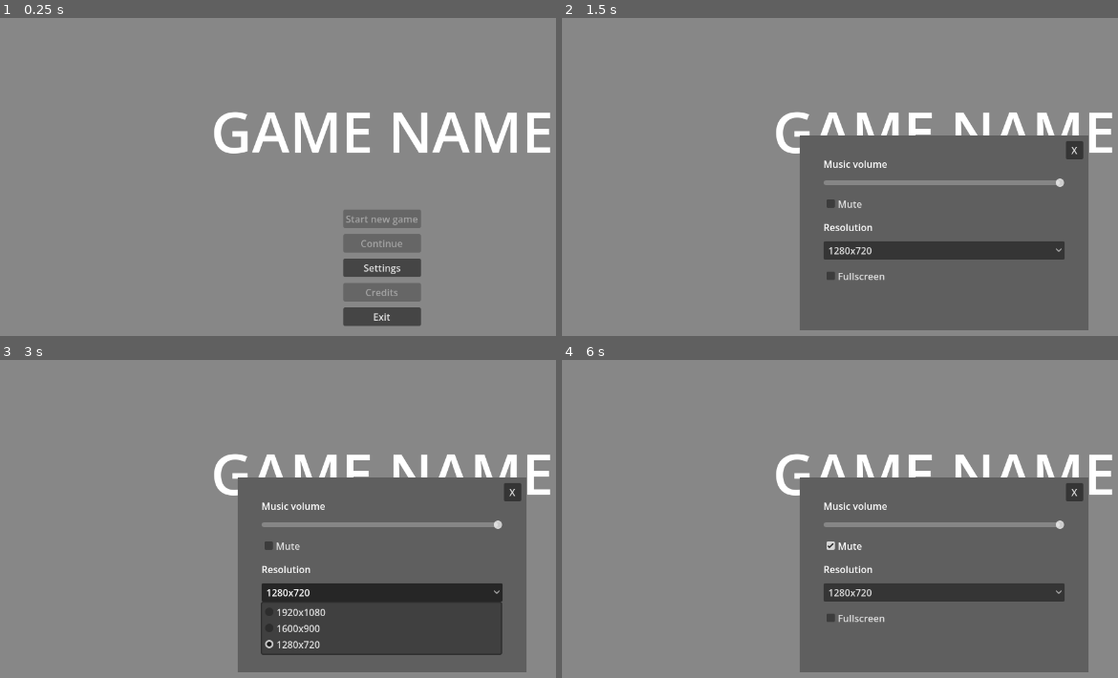
Above: before the commit, frames 1-4 (two rows, left to right).
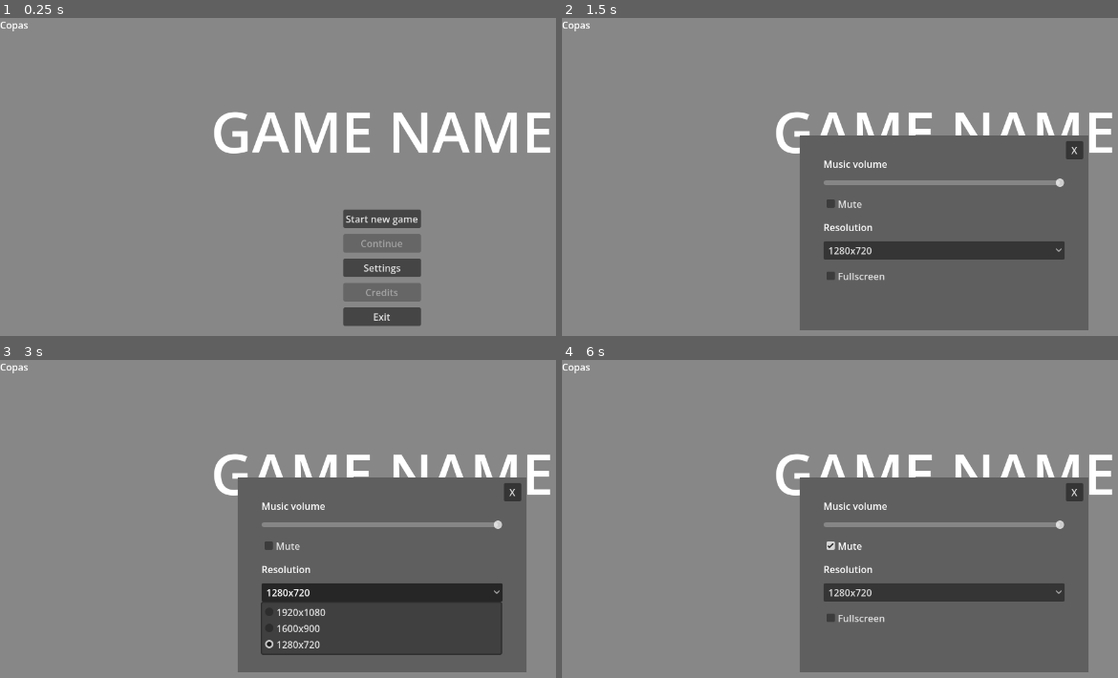
Above: after the commit, the same moments.

Repository: LYG-Studio/godot-game
Game: Godot game, scene res://scenes/Main/Main.tscn
Two runs of this game, one before a commit and one after it. Both use one fixed random seed, a clock stepped at 60 frames per second and the inputs below.
Inputs (mouse positions are in pixels of both pictures, inside the frame that each line leads up to):
- Up to frame 1 (0.25 s): no input
- Up to frame 2 (1.5 s): click "Settings" at 0.5 s; click (945, 218) at 1.25 s, where only the run after the commit has a clickable "Start new game"
- Up to frame 3 (3 s): click (383, 560) at 2 s, where only the run after the commit has a clickable "Start new game"; click "1280x720" at 2.75 s
- Up to frame 4 (6 s): click "1280x720" at 3.5 s; click (945, 560) at 4.25 s, where only the run after the commit has a clickable "Start new game"; click "1280x720" at 5 s; click "Mute" at 5.75 s

The runs differ from the first frame. In frame 1, 0.7% of the frame differs, in the area x 0-76%, y 1-67%; in frame 2, less than 0.1%; in frame 3, less than 0.1%; in frame 4, less than 0.1%.

Commit message:
feat/initial-card

Diff:
--- /dev/null
+++ b/game/prefabs/Card/Card.tscn
@@ -0,0 +1,13 @@
+[gd_scene load_steps=3 format=3 uid="uid://d3kk37d05w8iu"]
+
+[ext_resource type="Script" uid="uid://cebiuypti1ra" path="res://prefabs/Card/card.gd" id="1_lrgw6"]
+[ext_resource type="Resource" uid="uid://vkskt7omoi67" path="res://resources/Cards/Copas.tres" id="2_hdxfl"]
+
+[node name="Card" type="Node2D"]
+script = ExtResource("1_lrgw6")
+card_type = ExtResource("2_hdxfl")
+
+[node name="Label" type="Label" parent="."]
+offset_right = 40.0
+offset_bottom = 23.0
+text = "IOIOO"
--- /dev/null
+++ b/game/prefabs/Card/card.gd
@@ -0,0 +1,22 @@
+extends Node2D
+
+@export var card_type: CardResource
+
+@onready var label: Label = $Label
+
+func set_card_type(cr: CardResource):
+	self.card_type = cr
+
+func _ready() -> void:
+	if not card_type:
+		push_error("oi2222")
+		return
+
+
+	self.label.text = self.card_type.name
+
+	if not card_type.effect:
+		push_error("2222oi")
+		return
+
+	self.card_type.effect.on_draw()
--- a/game/project.godot
+++ b/game/project.godot
@@ -12,7 +12,7 @@
 
 config/name="Game"
 run/main_scene="uid://b3j3xbhcuetq5"
-config/features=PackedStringArray("4.6", "Forward Plus")
+config/features=PackedStringArray("4.4", "Forward Plus")
 config/icon="res://icon.svg"
 
 [display]
--- /dev/null
+++ b/game/resources/Cards/CardEffectResource.gd
@@ -0,0 +1,12 @@
+extends Resource
+
+class_name CardEffectResource
+
+func on_use():
+	pass
+
+func on_draw():
+	pass
+
+func on_discard():
+	pass
--- /dev/null
+++ b/game/resources/Cards/CardResource.gd
@@ -0,0 +1,11 @@
+extends Resource
+
+class_name CardResource
+
+enum CardType {ACTION, ITEM, MONSTER}
+
+@export var id: String
+@export var name: String
+@export var value: int
+@export var type: CardType
+@export var effect: CardEffectResource
--- /dev/null
+++ b/game/resources/Cards/Copas.tres
@@ -0,0 +1,13 @@
+[gd_resource type="Resource" script_class="CardResource" load_steps=3 format=3 uid="uid://vkskt7omoi67"]
+
+[ext_resource type="Script" uid="uid://cwfoo1xgmlmnk" path="res://resources/Cards/CopasEffect.gd" id="1_sj3ua"]
+[ext_resource type="Script" uid="uid://cxp4xyotge5ib" path="res://resources/Cards/CardResource.gd" id="2_n7ejp"]
+
+[resource]
+script = ExtResource("2_n7ejp")
+id = "1231"
+name = "Copas"
+value = 1
+type = 0
+effect = ExtResource("1_sj3ua")
+metadata/_custom_type_script = "uid://cxp4xyotge5ib"
--- /dev/null
+++ b/game/resources/Cards/CopasEffect.gd
@@ -0,0 +1,11 @@
+extends CardEffectResource
+class_name CopasEffect
+
+func on_use():
+	print("usei")
+
+func on_draw():
+	print("drawei")
+
+func on_discard():
+	print("discardei")
--- /dev/null
+++ b/game/resources/Cards/Espadas.tres
@@ -0,0 +1,13 @@
+[gd_resource type="Resource" script_class="CardResource" load_steps=3 format=3 uid="uid://bviyrpwvfjop5"]
+
+[ext_resource type="Script" uid="uid://cwfoo1xgmlmnk" path="res://resources/Cards/CopasEffect.gd" id="1_1dppw"]
+[ext_resource type="Script" uid="uid://cxp4xyotge5ib" path="res://resources/Cards/CardResource.gd" id="2_mnvi2"]
+
+[resource]
+script = ExtResource("2_mnvi2")
+id = "3221"
+name = "Espadas"
+value = 1
+type = 2
+effect = ExtResource("1_1dppw")
+metadata/_custom_type_script = "uid://cxp4xyotge5ib"
--- /dev/null
+++ b/game/resources/Cards/Ouros.tres
@@ -0,0 +1,13 @@
+[gd_resource type="Resource" script_class="CardResource" load_steps=3 format=3 uid="uid://do2s0c8hk8j5e"]
+
+[ext_resource type="Script" uid="uid://cwfoo1xgmlmnk" path="res://resources/Cards/CopasEffect.gd" id="1_bbyj1"]
+[ext_resource type="Script" uid="uid://cxp4xyotge5ib" path="res://resources/Cards/CardResource.gd" id="2_2fuog"]
+
+[resource]
+script = ExtResource("2_2fuog")
+id = "213124"
+name = "Ouros"
+value = 1
+type = 1
+effect = ExtResource("1_bbyj1")
+metadata/_custom_type_script = "uid://cxp4xyotge5ib"
--- /dev/null
+++ b/game/resources/Cards/Paus.tres
@@ -0,0 +1,13 @@
+[gd_resource type="Resource" script_class="CardResource" load_steps=3 format=3 uid="uid://x3lsasvjgimx"]
+
+[ext_resource type="Script" uid="uid://cwfoo1xgmlmnk" path="res://resources/Cards/CopasEffect.gd" id="1_edmg7"]
+[ext_resource type="Script" uid="uid://cxp4xyotge5ib" path="res://resources/Cards/CardResource.gd" id="2_xuhxk"]
+
+[resource]
+script = ExtResource("2_xuhxk")
+id = "3211"
+name = "Paus"
+value = 1
+type = 2
+effect = ExtResource("1_edmg7")
+metadata/_custom_type_script = "uid://cxp4xyotge5ib"
--- /dev/null
+++ b/game/scenes/CardRosource.tscn
@@ -0,0 +1,6 @@
+[gd_scene load_steps=2 format=3 uid="uid://chaxu2icnampj"]
+
+[ext_resource type="Script" uid="uid://cxp4xyotge5ib" path="res://resources/Cards/CardResource.gd" id="1_4fsxe"]
+
+[node name="Node" type="Node"]
+script = ExtResource("1_4fsxe")
--- a/game/scenes/Main/Main.tscn
+++ b/game/scenes/Main/Main.tscn
@@ -1,9 +1,9 @@
-[gd_scene format=3 uid="uid://b3j3xbhcuetq5"]
+[gd_scene load_steps=3 format=3 uid="uid://b3j3xbhcuetq5"]
 
 [ext_resource type="Script" uid="uid://3y1f8ia313tc" path="res://scenes/Main/main.gd" id="1_owiiy"]
 [ext_resource type="PackedScene" uid="uid://d0p75dpkkl4id" path="res://scenes/TitleScreen/TitleScreen.tscn" id="2_owiiy"]
 
-[node name="Node" type="Node" unique_id=2198147]
+[node name="Node" type="Node"]
 script = ExtResource("1_owiiy")
 
-[node name="TitleScreen" parent="." unique_id=2075687139 instance=ExtResource("2_owiiy")]
+[node name="TitleScreen" parent="." instance=ExtResource("2_owiiy")]
--- a/game/scenes/TitleScreen/TitleScreen.tscn
+++ b/game/scenes/TitleScreen/TitleScreen.tscn
@@ -6,7 +6,7 @@
 [sub_resource type="LabelSettings" id="LabelSettings_ecxem"]
 font_size = 95
 
-[node name="TitleScreen" type="Control" unique_id=2075687139]
+[node name="TitleScreen" type="Control"]
 layout_mode = 3
 anchors_preset = 15
 anchor_right = 1.0
@@ -15,16 +15,16 @@
 grow_vertical = 2
 script = ExtResource("1_trnkw")
 
-[node name="ColorRect" type="ColorRect" parent="." unique_id=1230862654]
+[node name="ColorRect" type="ColorRect" parent="."]
 layout_mode = 1
 anchors_preset = 15
 anchor_right = 1.0
 anchor_bottom = 1.0
 grow_horizontal = 2
 grow_vertical = 2
-color = Color(0.52906674, 0.5290667, 0.5290667, 1)
+color = Color(0.529067, 0.529067, 0.529067, 1)
 
-[node name="GameTitle" type="Label" parent="." unique_id=706566730]
+[node name="GameTitle" type="Label" parent="."]
 layout_mode = 1
 anchors_preset = 8
 anchor_left = 0.5
@@ -43,7 +43,7 @@
 horizontal_alignment = 1
 vertical_alignment = 2
 
-[node name="MarginContainer" type="MarginContainer" parent="." unique_id=1290914984]
+[node name="MarginContainer" type="MarginContainer" parent="."]
 layout_mode = 1
 anchors_preset = 8
 anchor_left = 0.5
@@ -57,40 +57,41 @@
 grow_horizontal = 2
 grow_vertical = 2
 
-[node name="VBoxContainer" type="VBoxContainer" parent="MarginContainer" unique_id=1955338653]
+[node name="VBoxContainer" type="VBoxContainer" parent="MarginContainer"]
 layout_mode = 2
 size_flags_horizontal = 4
 size_flags_vertical = 4
 theme_override_constants/separation = 10
 alignment = 1
 
-[node name="Start" type="Button" parent="MarginContainer/VBoxContainer" unique_id=1807710673]
+[node name="Start" type="Button" parent="MarginContainer/VBoxContainer"]
 layout_mode = 2
-disabled = true
 text = "Start new game"
 
-[node name="Continue" type="Button" parent="MarginContainer/VBoxContainer" unique_id=1959649186]
+[node name="Continue" type="Button" parent="MarginContainer/VBoxContainer"]
 layout_mode = 2
 disabled = true
 text = "Continue"
 
-[node name="Settings" type="Button" parent="MarginContainer/VBoxContainer" unique_id=932505772]
+[node name="Settings" type="Button" parent="MarginContainer/VBoxContainer"]
 layout_mode = 2
 text = "Settings"
 
-[node name="Credits" type="Button" parent="MarginContainer/VBoxContainer" unique_id=972365196]
+[node name="Credits" type="Button" parent="MarginContainer/VBoxContainer"]
 layout_mode = 2
 disabled = true
 text = "Credits"
 
-[node name="Exit" type="Button" parent="MarginContainer/VBoxContainer" unique_id=1912189684]
+[node name="Exit" type="Button" parent="MarginContainer/VBoxContainer"]
 layout_mode = 2
 text = "Exit"
 
-[node name="Settings" parent="." unique_id=143830073 instance=ExtResource("1_0ncwf")]
+[node name="Settings" parent="." instance=ExtResource("1_0ncwf")]
 visible = false
 layout_mode = 1
-offset_left = -3.0517578e-05
+offset_left = -3.05176e-05
+
+[node name="Cards" type="Node" parent="."]
 
 [connection signal="pressed" from="MarginContainer/VBoxContainer/Start" to="." method="_on_start_pressed"]
 [connection signal="pressed" from="MarginContainer/VBoxContainer/Continue" to="." method="_on_continue_pressed"]
--- a/game/scenes/TitleScreen/title_screen.gd
+++ b/game/scenes/TitleScreen/title_screen.gd
@@ -1,11 +1,20 @@
 extends Control
 @onready var settings: Control = $Settings
 
+const COPAS = preload("res://resources/Cards/Copas.tres")
+const card = preload("res://prefabs/Card/Card.tscn")
+@onready var cards: Node = $Cards
+
 func _ready() -> void:
 	settings.visible = false
+	var new_card = card.instantiate()
+	new_card.set_card_type(COPAS)
+	cards.add_child(new_card)
+
+
 
 func _on_start_pressed() -> void:
-	pass # Replace with function body.
+	pass
 
 func _on_continue_pressed() -> void:
 	pass # Replace with function body.
Not shown, changed: game/icon.svg.import
Not shown, added: game/prefabs/Card/card.gd.uid
Not shown, added: game/resources/Cards/CardEffectResource.gd.uid
Not shown, added: game/resources/Cards/CardResource.gd.uid
Not shown, added: game/resources/Cards/CopasEffect.gd.uid
Not shown: 1 places in game/scenes/TitleScreen/TitleScreen.tscn that only renumber resources
Not shown, added: game/prefabs/Card/Card.tscn1820151032.tmp
